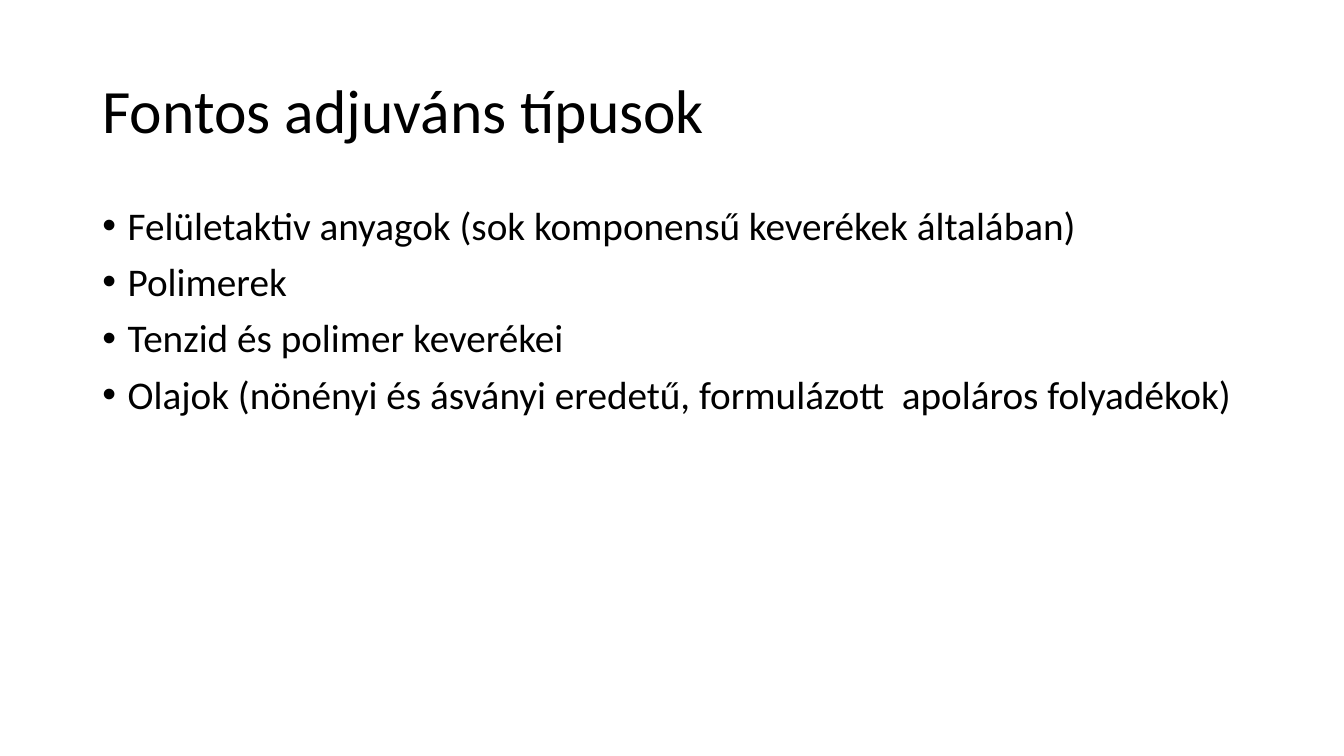
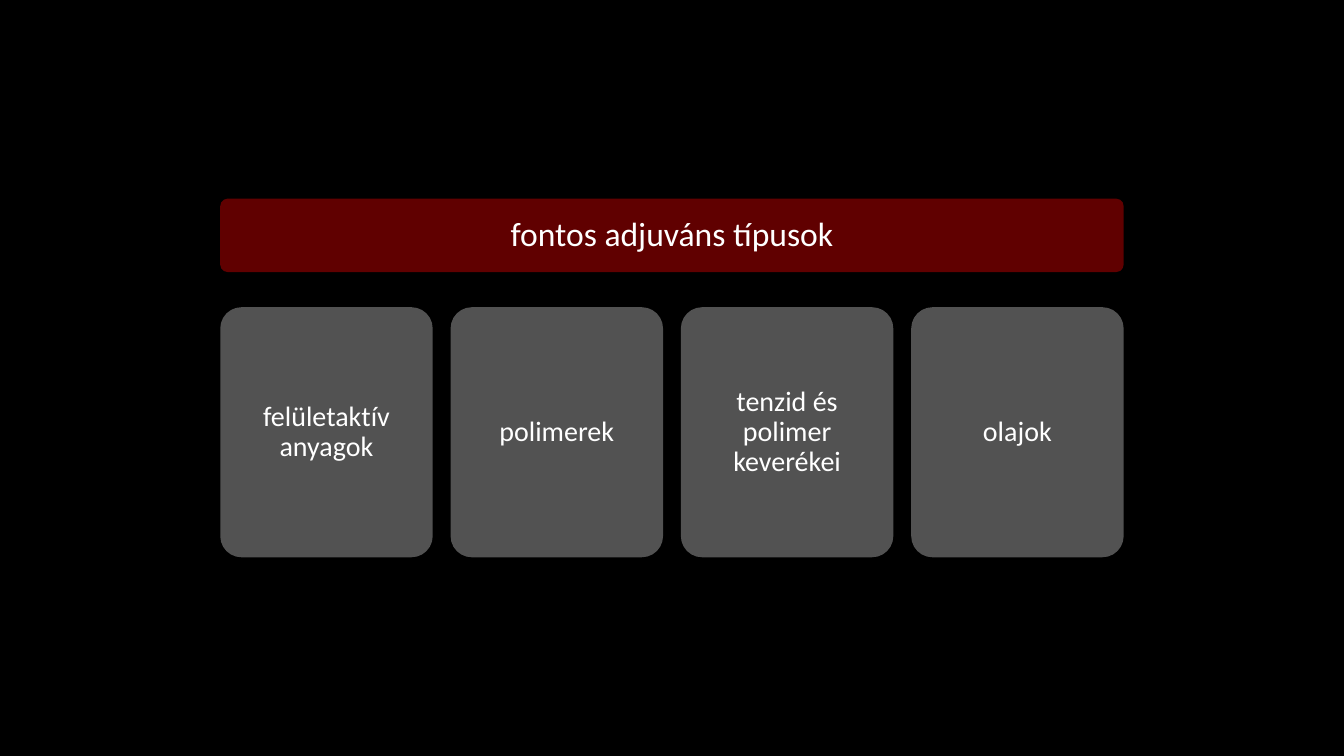
Before and after one commit to LilianaBohus/chemistry-presenations, a slide deck: slide 5 of adjuvants.pptx (slide 6 before the commit). Drawn at 1344x756 pixels with LibreOffice and Linux fonts; fonts in the diff are those of the drawing; background and template pictures are left out. Boxes give left, top, right and bottom in pixels: in the first picture for what was removed or moved away, otherwise in the second. Text is boxed around its words. In the diff, an @@ line names an element or a change of style, - is before the commit and + after.

```diff
--- a/adjuvants.pptx
+++ b/adjuvants.pptx
@@ background #FFFFFF to picture (left out) @@
@@ text removed at (128,211,1230,416) @@
-• Felületaktiv anyagok (sok komponensű keverékek általában)
-• Polimerek
-• Tenzid és polimer keverékei
-• Olajok (nönényi és ásványi eredetű, formulázott apoláros folyadékok)
@@ text at (511,222,833,252): text changed; size 44 to 24 pt; text colour #000000 to #FFFFFF @@
-Fontos adjuváns típusok
+fontos adjuváns típusok
@@ group added at (221,199,1124,558): 5 rounded rectangles, 4 texts @@
+felületaktív anyagok
+polimerek
+tenzid és polimer keverékei
+olajok
```
Also in this commit, not shown: 4 other slides changed, 2 slides added, 1 slide removed.
